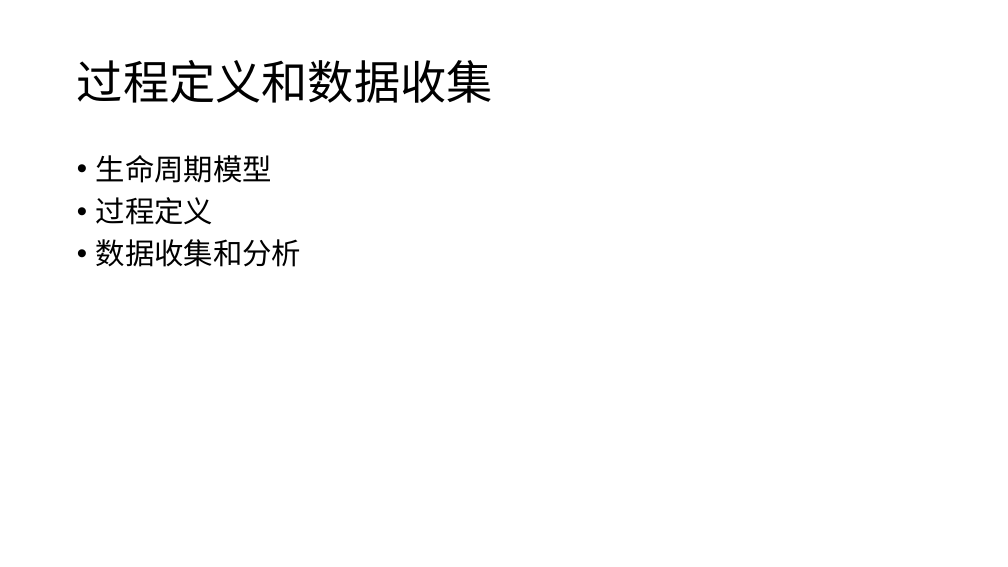
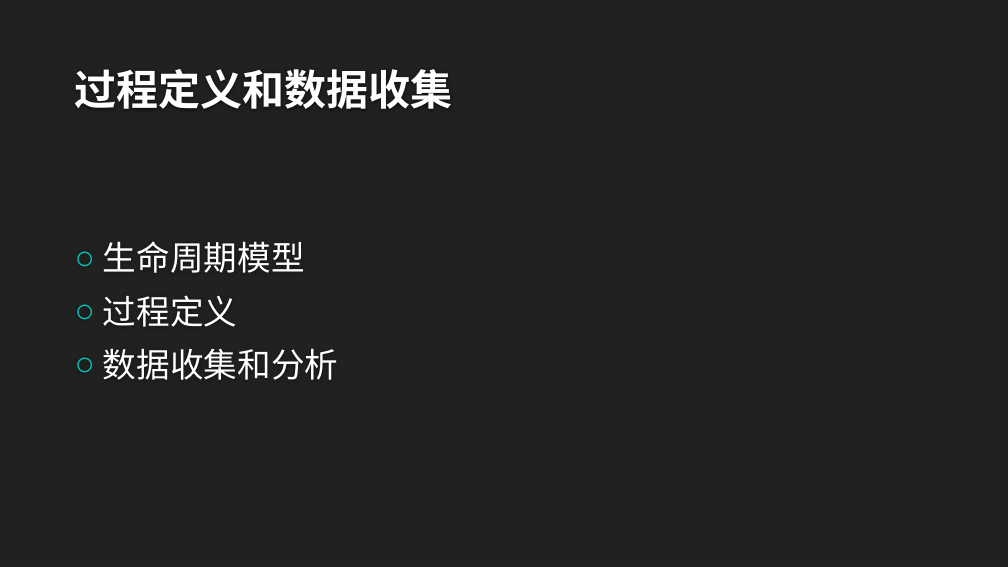
Before and after one commit to twn422/PRD2017, a slide deck: slide 17 of PRD-2017-G24/STW/受控文件/分析设计/项目总体计划/总体项目计划.pptx. Drawn at 1008x567 pixels with LibreOffice and Linux fonts; fonts in the diff are those of the drawing; background and template pictures are left out. Boxes give left, top, right and bottom in pixels: in the first picture for what was removed or moved away, otherwise in the second. Text is boxed around its words. In the diff, an @@ line names an element or a change of style, - is before the commit and + after.

```diff
--- a/PRD-2017-G24/STW/受控文件/分析设计/项目总体计划/总体项目计划.pptx
+++ b/PRD-2017-G24/STW/受控文件/分析设计/项目总体计划/总体项目计划.pptx
@@ background #FFFFFF to #212121 @@
@@ title "过程定义和数据收集": place and size @@
-title "过程定义和数据收集" at (77,60,493,103)
+title "过程定义和数据收集" at (75,69,453,109)
@@ title "过程定义和数据收集" at (75,69,453,109): size 44 to 40 pt, font Noto Sans CJK SC to Quicksand, text colour #000000 to #FEFEFE, bold on; line spacing 0.9 to 1; vertical alignment middle to bottom @@
@@ text "生命周期模型": place and size @@
-text "生命周期模型" at (96,155,302,267)
+text "生命周期模型" at (103,241,338,380)
@@ text "生命周期模型" at (103,241,338,380): size 28 to 32 pt, font Noto Sans CJK SC to Quicksand, text colour #000000 to #FFFFFF; bullet • to ○; line spacing 0.9 to 1; more space between paragraphs; vertical alignment top to middle @@
```
Also in this commit, not shown: 30 other slides changed, 3 other files.
